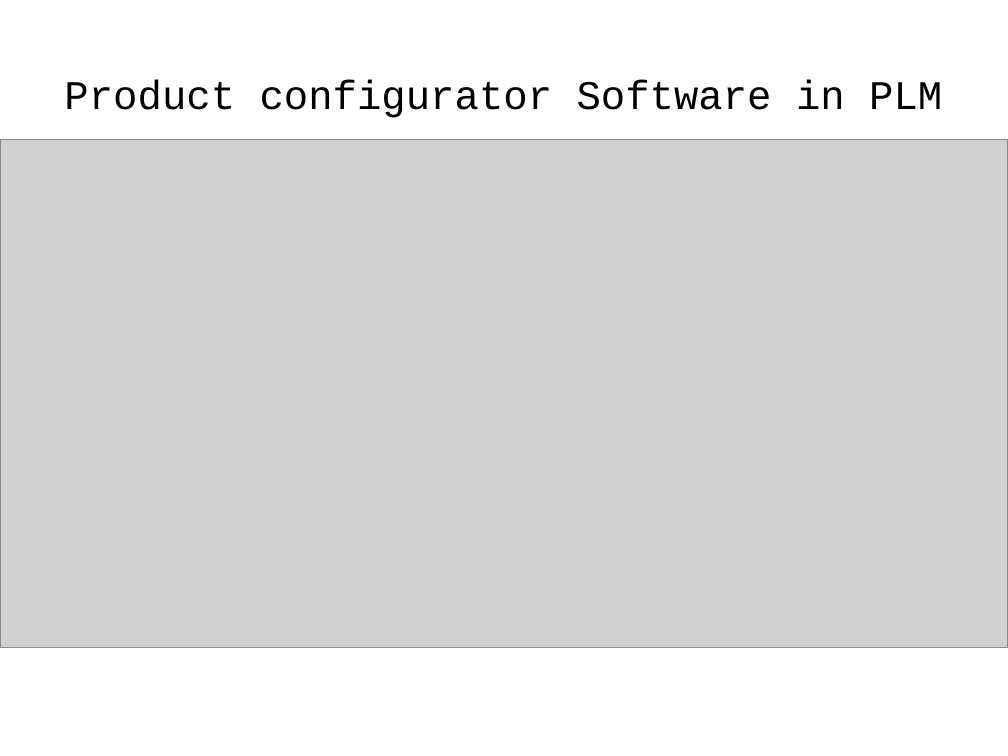
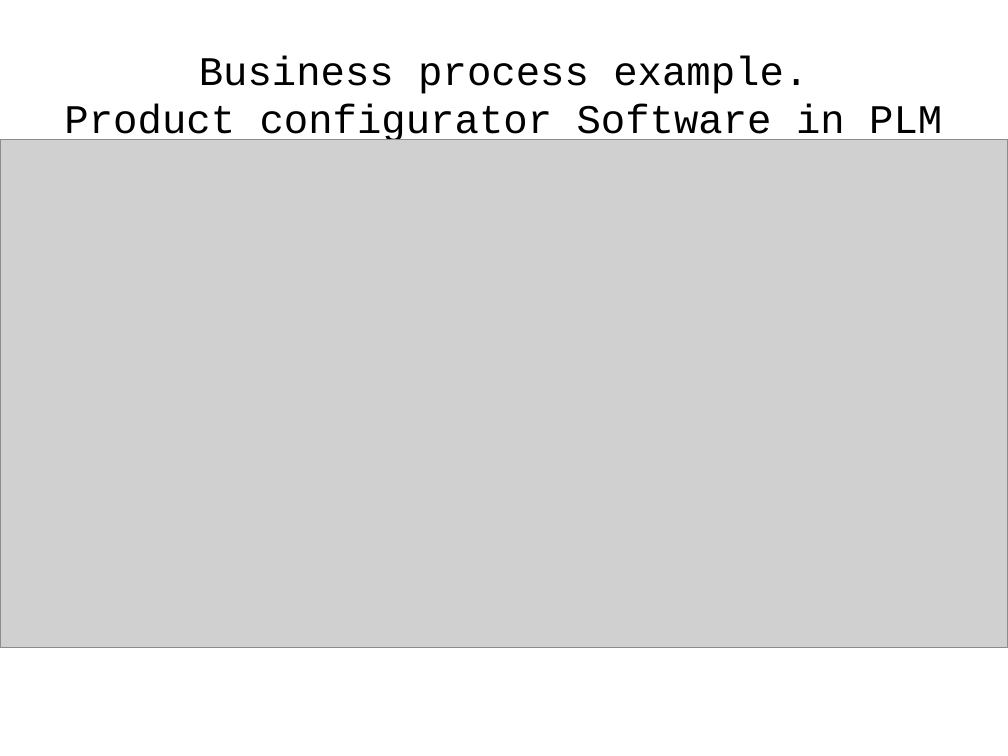
Before and after one commit to j-avdeev/EnterpriseSystemsDevelopment, a slide deck: slide 11 of Lec1 - Introducing the terminology/Enterprise System Development - lec day1 Introducing the terminology.odp (slide 30 before the commit). Drawn at 1008x756 pixels with LibreOffice and Linux fonts; fonts in the diff are those of the drawing; grey boxes stand for pictures. Boxes give left, top, right and bottom in pixels: in the first picture for what was removed or moved away, otherwise in the second. Text is boxed around its words. In the diff, an @@ line names an element or a change of style, - is before the commit and + after.

```diff
--- a/Lec1 - Introducing the terminology/Enterprise System Development - lec day1 Introducing the terminology.odp
+++ b/Lec1 - Introducing the terminology/Enterprise System Development - lec day1 Introducing the terminology.odp
@@ title at bbox=[64, 55, 942, 145]: text changed @@
-Product configurator Software in PLM
+Business process example.
+Product configurator Software in PLM
```
Also in this commit, not shown: 2 other slides changed, 2 slides added, 21 slides removed, 3 other files.
